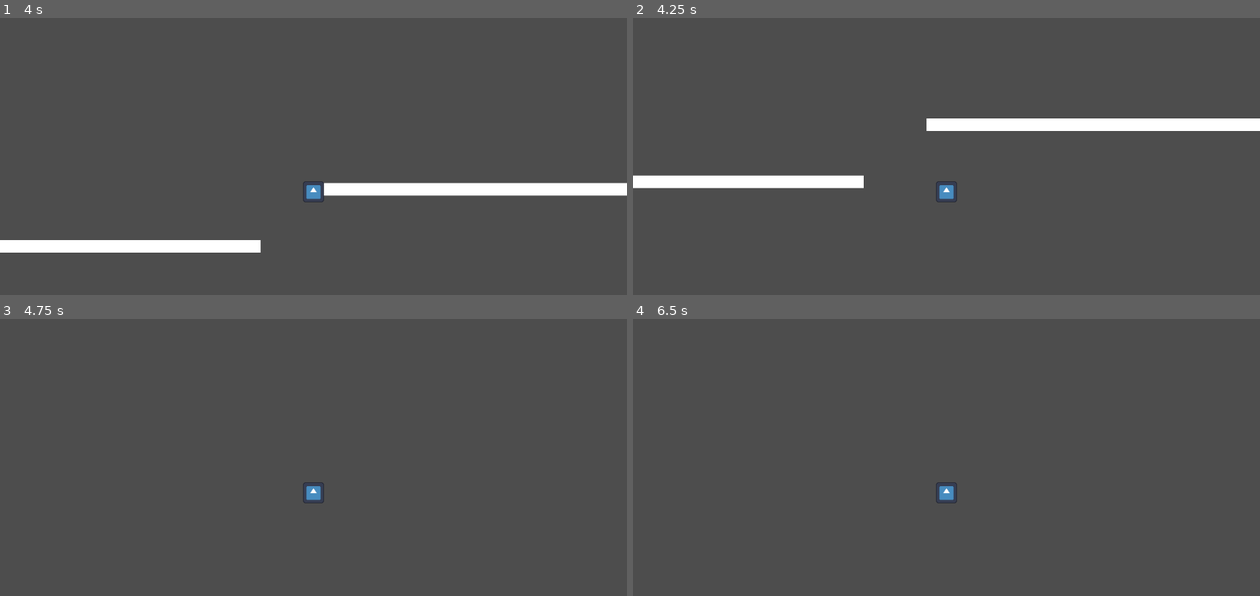
Above: before the commit, frames 1-4 (two rows, left to right).
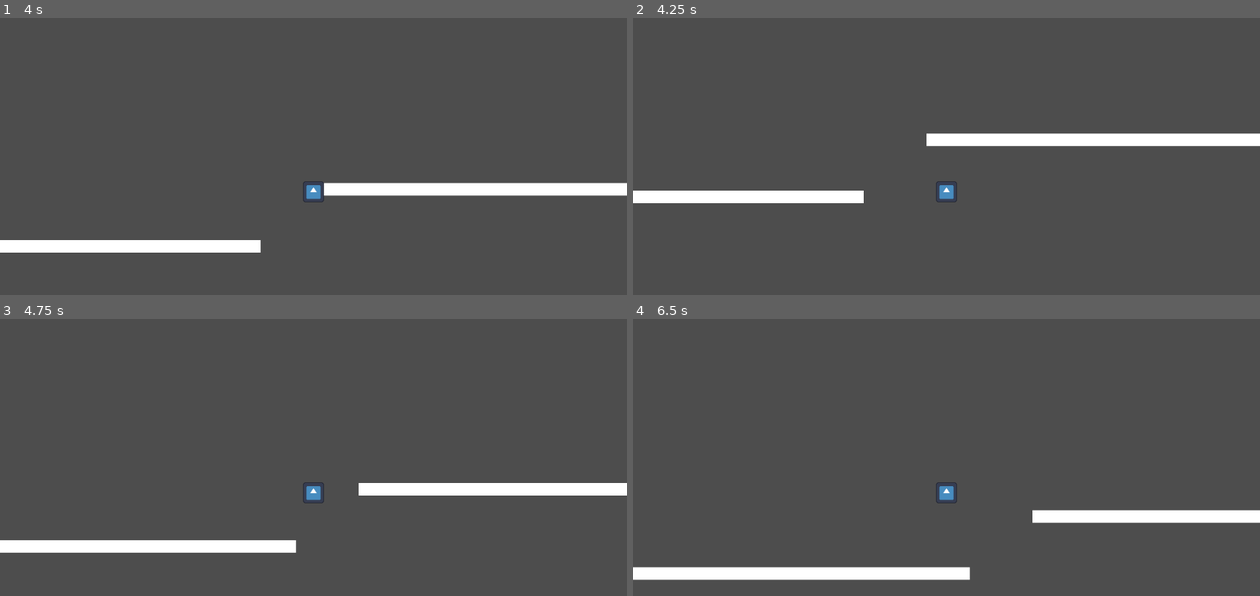
Above: after the commit, the same moments.

Repository: DeadElephant516/SakuraGrove
Game: Godot game, scene res://Scenes/TestScene/test_scene.tscn
Same seed, same stepped clock (60 frames per second), same inputs: the game is played once before the commit and once after it. The engine's default icon, where the game draws it, is replaced by a stand-in: a white triangle on a blue panel in a dark square.
Inputs:
- Up to frame 1 (4 s): hold D (right) 0.53-2.03 s; tap Space (jump) at 0.77, 1.52, 3.02, 3.77 s; hold A (left) 2.03-2.78 s; hold D (right) from 2.78 s (still down)
- Up to frame 2 (4.25 s): keep holding D (right)
- Up to frame 3 (4.75 s): release D (right) at 4.28 s; hold A (left) from 4.28 s (still down); tap Space (jump) at 4.52 s
- Up to frame 4 (6.5 s): release A (left) at 5.03 s; hold D (right) 5.03-5.78 s; hold A (left) from 5.78 s (still down); tap Space (jump) at 6.02 s

Frame 1 is identical in both runs. In frame 2, 8.4% of the frame differs, in the area x 0-100%, y 36-67%; in frame 3, 4.1%; in frame 4, 4.3%.

Commit message:
added_bottom_world_border

Diff:
--- a/Scenes/TestScene/test_scene.tscn
+++ b/Scenes/TestScene/test_scene.tscn
@@ -7,6 +7,9 @@
 
 [sub_resource type="RectangleShape2D" id="RectangleShape2D_fyvjo"]
 size = Vector2(1167, 23)
+
+[sub_resource type="WorldBoundaryShape2D" id="WorldBoundaryShape2D_4a7y3"]
+distance = -753.0
 
 [node name="TestScene" type="Node2D"]
 
@@ -53,3 +56,10 @@
 
 [node name="DoubleJumpEnabler" parent="." instance=ExtResource("2_4a7y3")]
 position = Vector2(1732, 600)
+
+[node name="Borders" type="Node2D" parent="."]
+
+[node name="StaticBody2D" type="StaticBody2D" parent="Borders"]
+
+[node name="CollisionShape2D" type="CollisionShape2D" parent="Borders/StaticBody2D"]
+shape = SubResource("WorldBoundaryShape2D_4a7y3")
Not shown: 1 places in Scenes/TestScene/test_scene.tscn that only renumber resources
